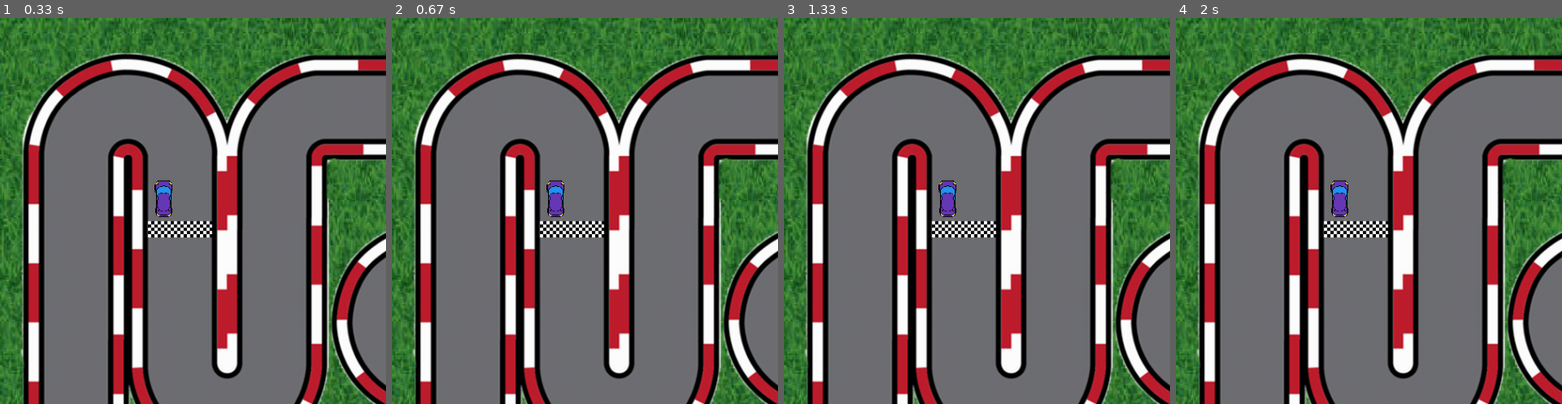
Above: before the commit, frames 1-4 (left to right).
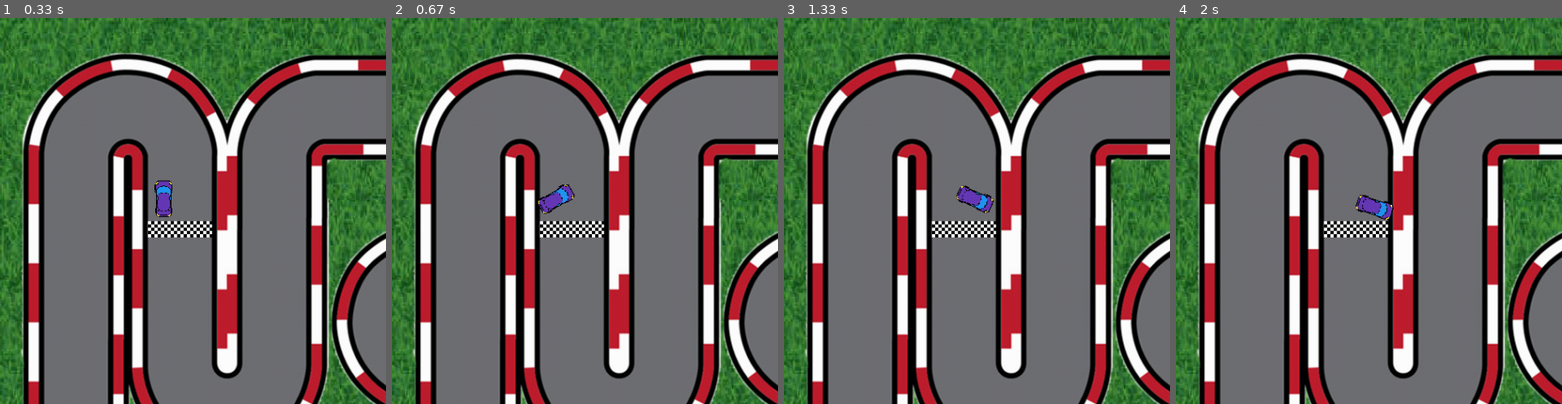
Above: after the commit, the same moments.

Repository: AmirmasoudCS/Pygame-Course
Game: pygame game, started from project_04/main.py
Same seed, same stepped clock (60 frames per second), same inputs: the game is played once before the commit and once after it.
Inputs:
- Up to frame 1 (0.33 s): no input
- Up to frame 2 (0.67 s): hold D from 0.33 s (still down)
- Up to frame 3 (1.33 s): release D at 0.8 s; hold W 0.83-1.13 s; hold D from 1.17 s (still down)
- Up to frame 4 (2 s): release D at 1.63 s; hold A from 1.67 s (still down)
The pictures show only the part of the screen within x 0-50%, y 0-50%; the shares and areas given below are measured in that part.

Frame 1 is identical in both runs. In frame 2, 0.5% of the frame differs, in the area x 37-48%, y 42-52%; in frame 3, 0.8%, in the area x 40-55%, y 42-52%; in frame 4, 0.8%.

Commit message:
Fixing the player movement control function

Diff:
--- a/project_04/main.py
+++ b/project_04/main.py
@@ -130,10 +130,6 @@
 def move_player(player_car):
     keys = pygame.key.get_pressed()
 
-    old_x = player_car.x
-    old_y = player_car.y
-    old_angle = player_car.angle
-
     if keys[pygame.K_a]:
         player_car.rotate(left=True)
 
@@ -146,12 +142,6 @@
         player_car.move_backward()
     else:
         player_car.reduce_speed()
-
-    if player_car.collide(BORDER_MASK, BORDER_RECT.x, BORDER_RECT.y):
-        player_car.x = old_x
-        player_car.y = old_y
-        player_car.angle = old_angle
-        player_car.bounce()
 
 
 player_car = PlayerCar(3, 3)
